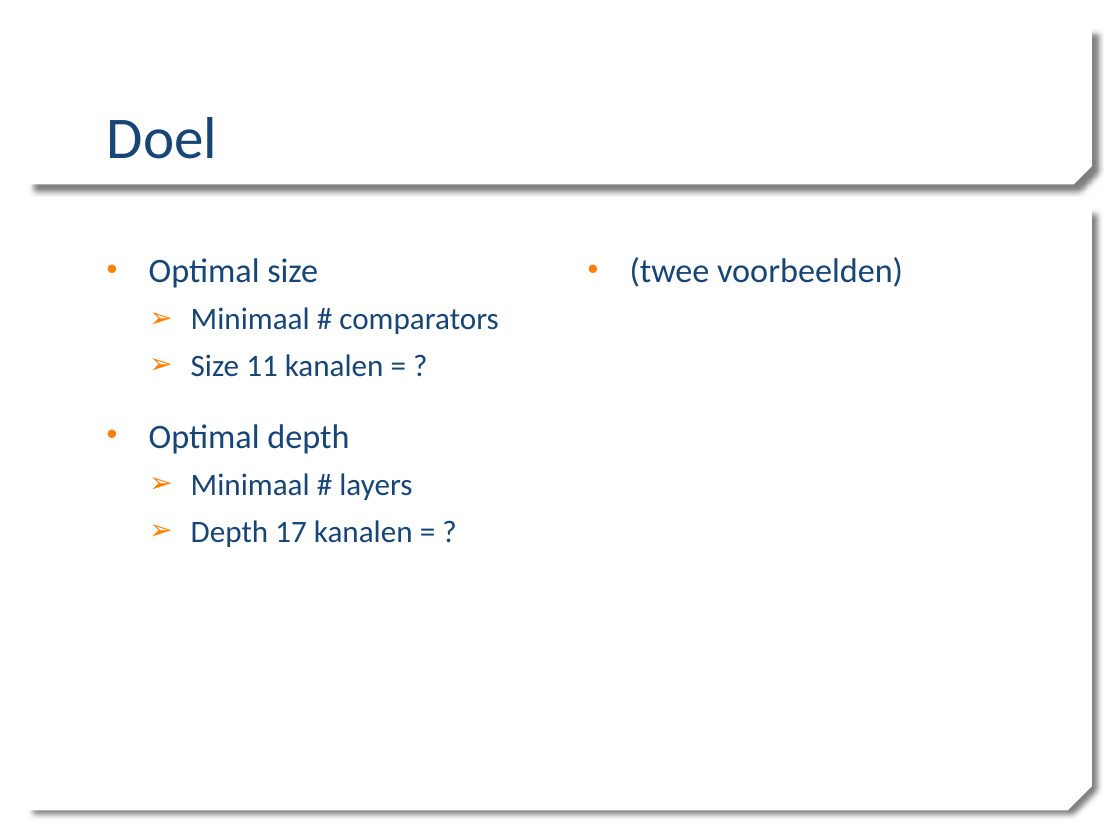
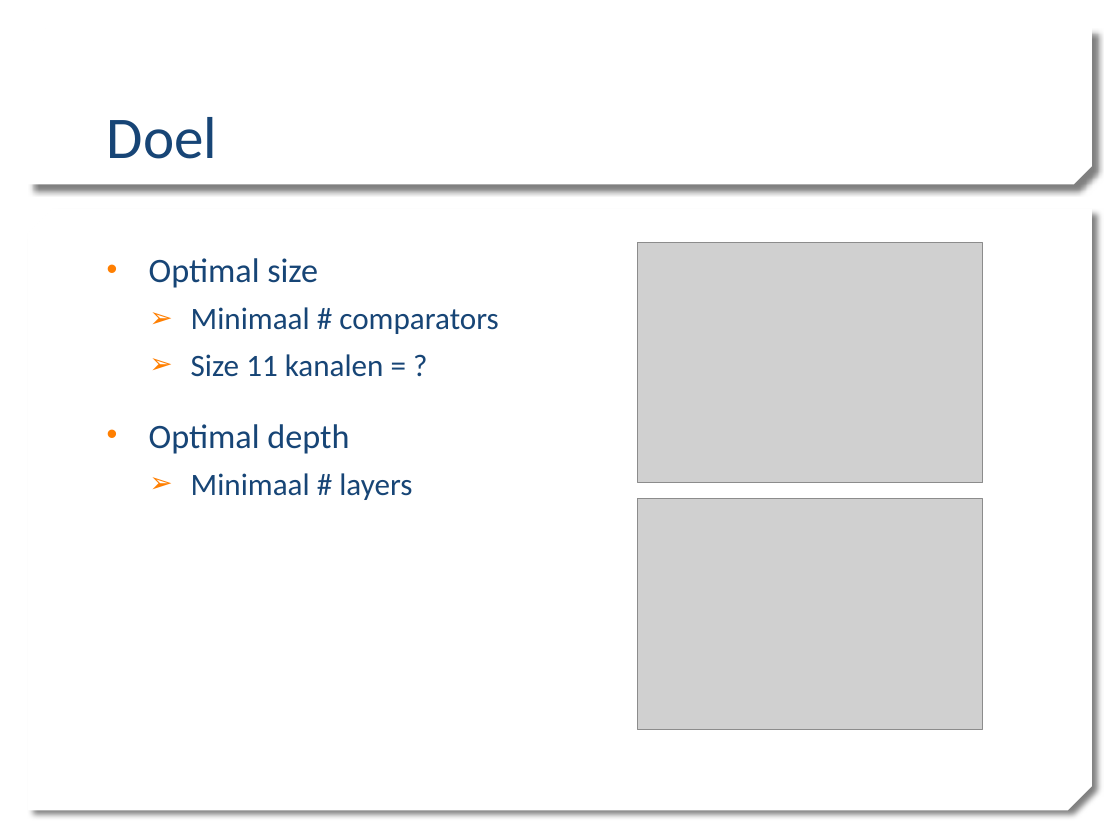
Before and after one commit to mdekempeneer/Research-Optimal-Size-Sorting-Networks, a slide deck: slide 10 of PPP1_WV.pptx. Drawn at 1120x840 pixels with LibreOffice and Linux fonts; fonts in the diff are those of the drawing; grey boxes stand for pictures; background and template pictures are left out. Boxes give left, top, right and bottom in pixels: in the first picture for what was removed or moved away, otherwise in the second. Text is boxed around its words. In the diff, an @@ line names an element or a change of style, - is before the commit and + after.

```diff
--- a/PPP1_WV.pptx
+++ b/PPP1_WV.pptx
@@ text removed at (630, 257, 903, 287) @@
-• (twee voorbeelden)
@@ picture added at (637, 243, 982, 483) @@
@@ picture added at (637, 498, 982, 729) @@
@@ text at (191, 520, 413, 547): paragraph removed @@
-  ➢ Depth 17 kanalen = ?
```
Also in this commit, not shown: 6 other slides changed, 1 slide added.
